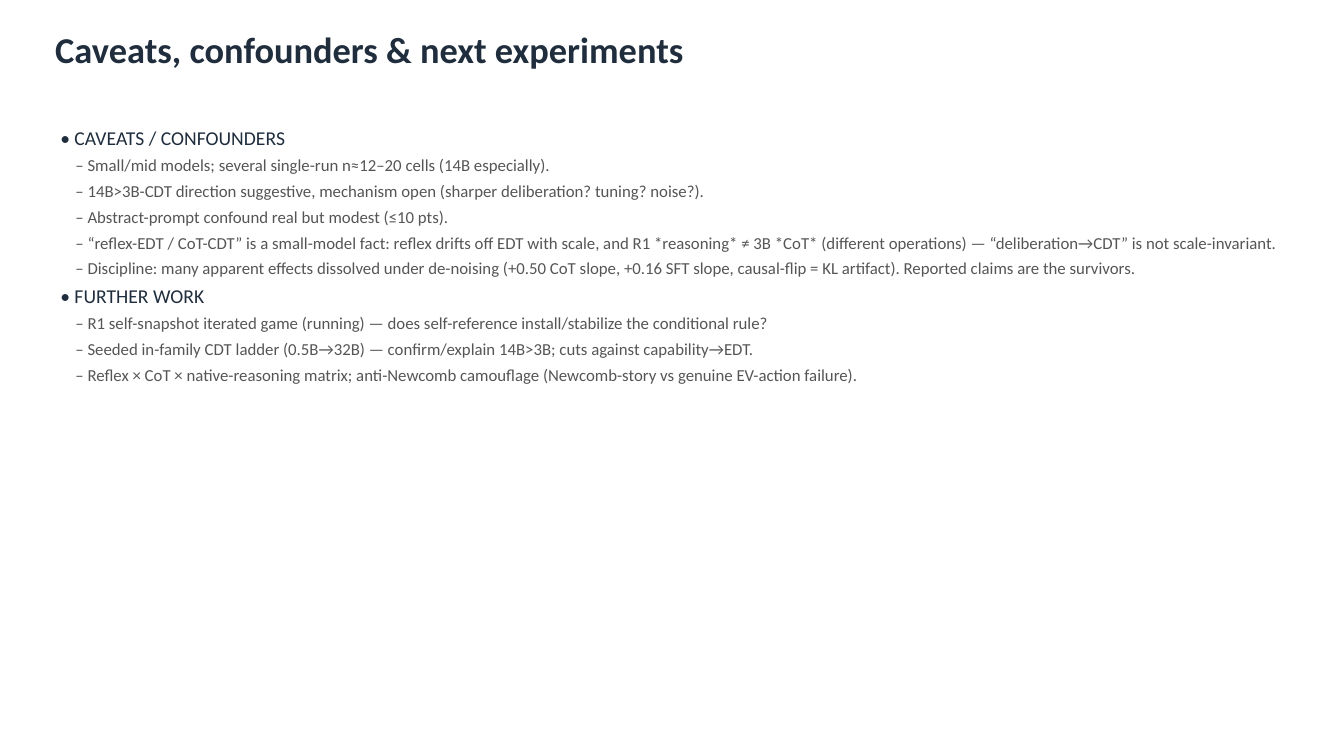
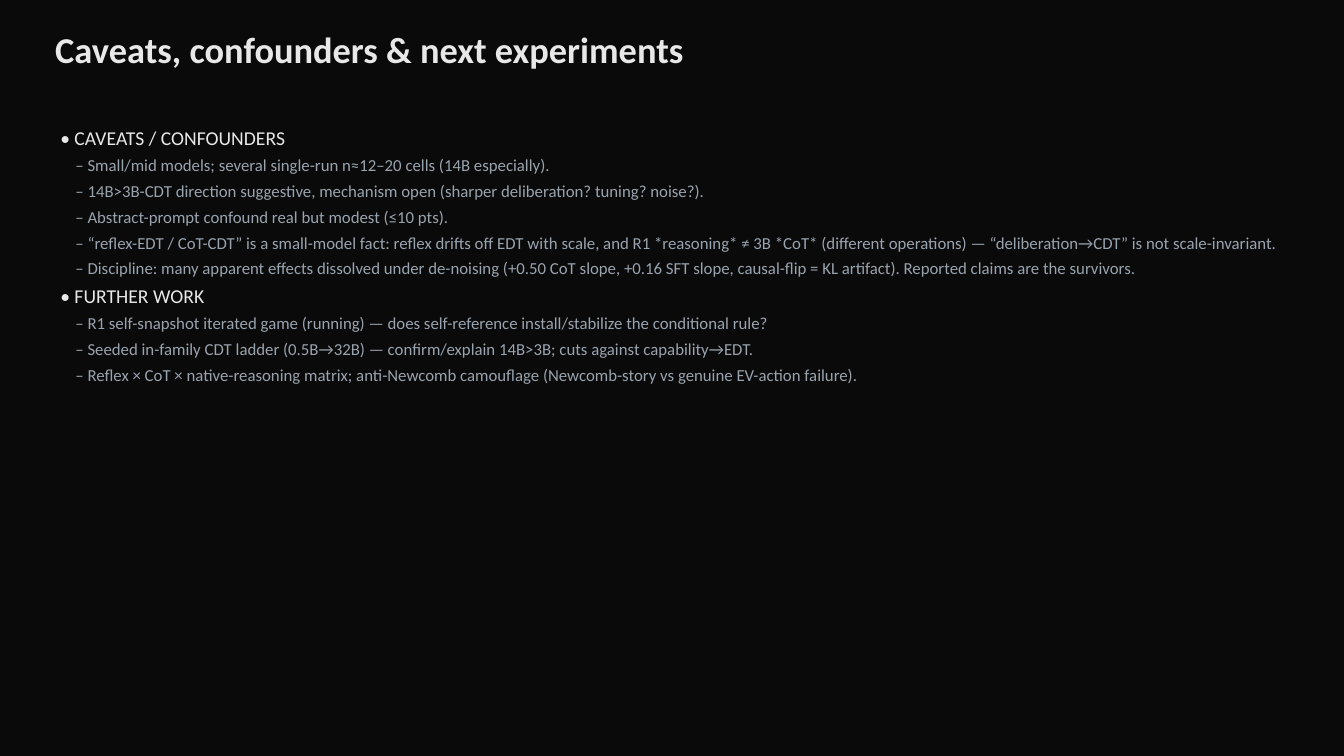
Before and after one commit to ukc10014/kanad_dt_rl, a slide deck: slide 9 of newcomb_deck.pptx (slide 8 before the commit). Drawn at 1344x756 pixels with LibreOffice and Linux fonts; fonts in the diff are those of the drawing. Boxes give left, top, right and bottom in pixels: in the first picture for what was removed or moved away, otherwise in the second. Text is boxed around its words. In the diff, an @@ line names an element or a change of style, - is before the commit and + after.

Commit message:
R1 self-play, preso, results update

```diff
--- a/newcomb_deck.pptx
+++ b/newcomb_deck.pptx
@@ background #FFFFFF to #0A0A0A @@
@@ text "Caveats, confounders & next experiments" at [55,37,683,69]: text colour #1F2D3D to #E8E8E8 @@
@@ text "• CAVEATS / CONFOUNDERS" at [74,132,1276,384]: text colour #1F2D3D to #E8E8E8 in "• CAVEATS / CONFOUNDERS", "• FURTHER WORK"; text colour #555555 to #9AA4AF @@
```
Also in this commit, not shown: 6 other slides changed, 2 slides added, 1 slide removed, 5 other files.
